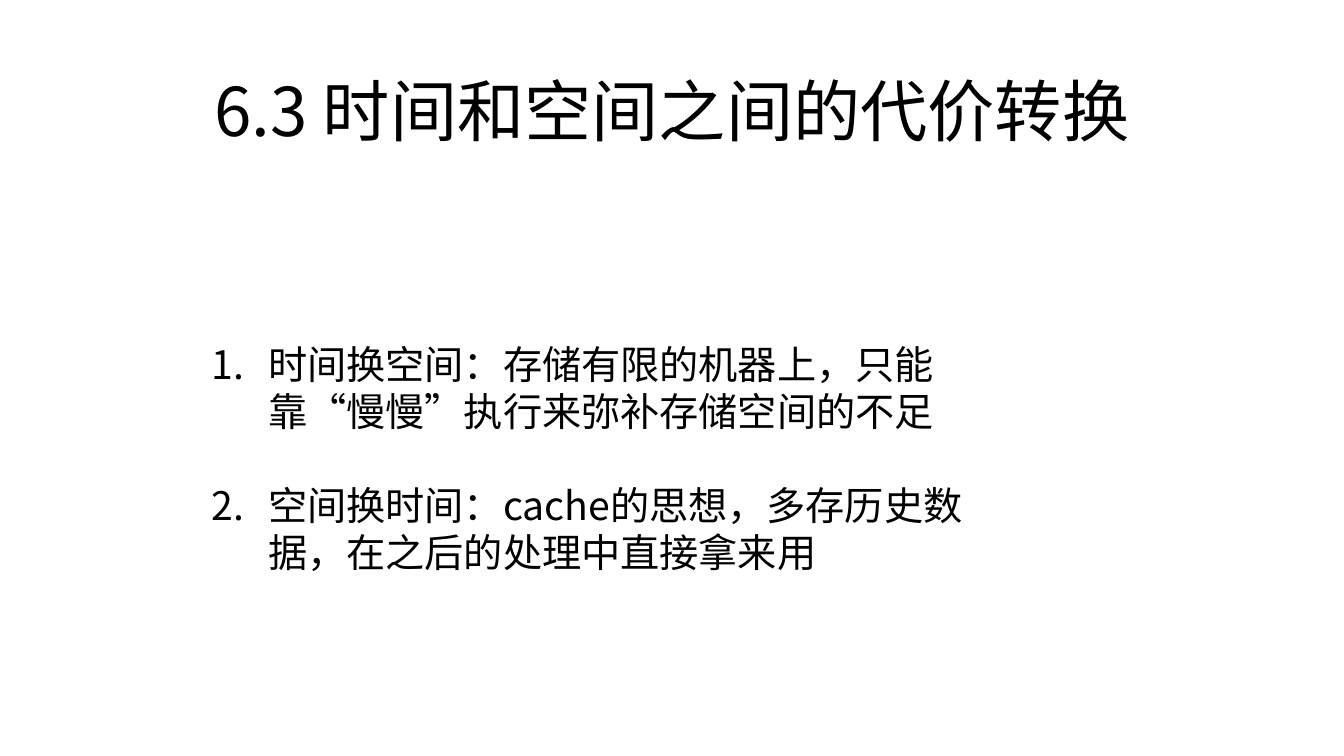
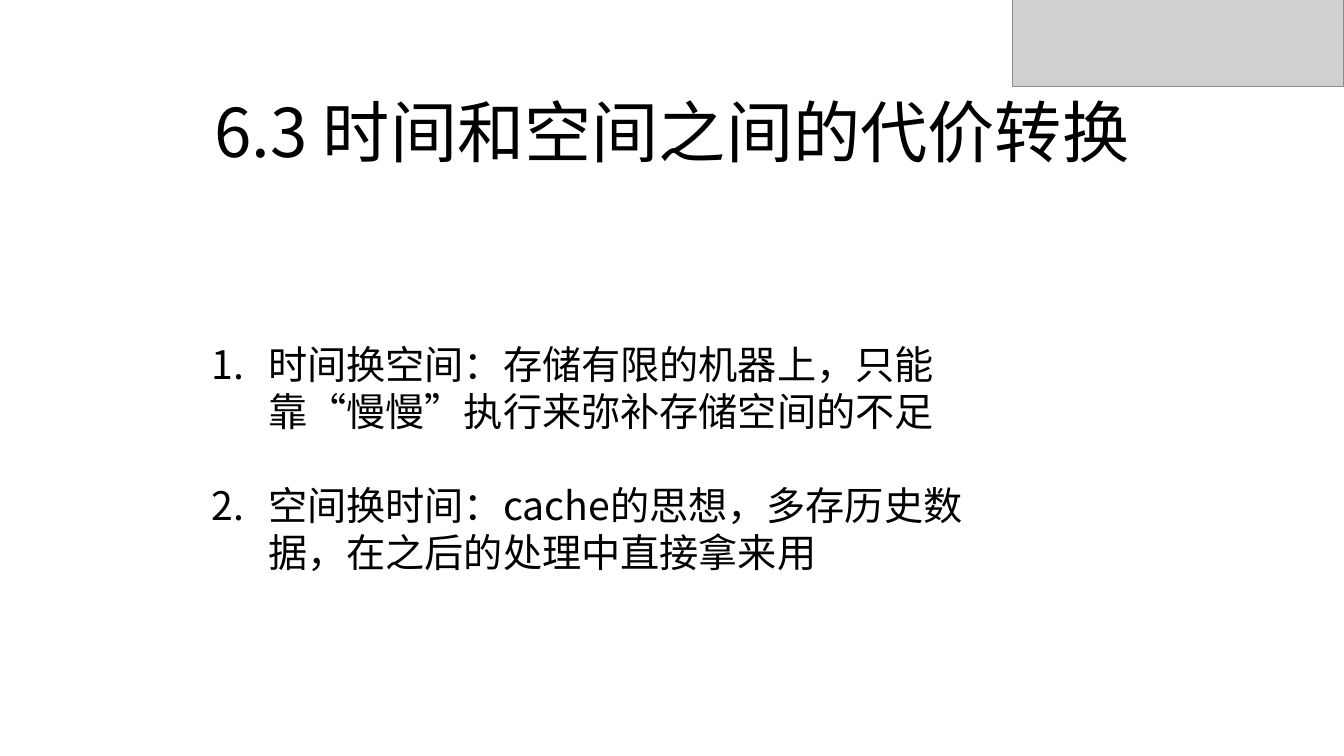
Before and after one commit to zjyesir/hmc_data_structure, a slide deck: slide 20 of 1.2算法.pptx. Drawn at 1344x756 pixels with LibreOffice and Linux fonts; fonts in the diff are those of the drawing; grey boxes stand for pictures; background and template pictures are left out. Boxes give left, top, right and bottom in pixels: in the first picture for what was removed or moved away, otherwise in the second. Text is boxed around its words. In the diff, an @@ line names an element or a change of style, - is before the commit and + after.

```diff
--- a/1.2算法.pptx
+++ b/1.2算法.pptx
@@ picture added at box(1013, 0, 1344, 87) @@
@@ text "6.3 时间和空间之间的代价转换": place and size @@
-text "6.3 时间和空间之间的代价转换" at box(215, 79, 1129, 142)
+text "6.3 时间和空间之间的代价转换" at box(215, 100, 1129, 163)
```
Also in this commit, not shown: 19 other slides changed, 14 slides removed, 4 other files.
